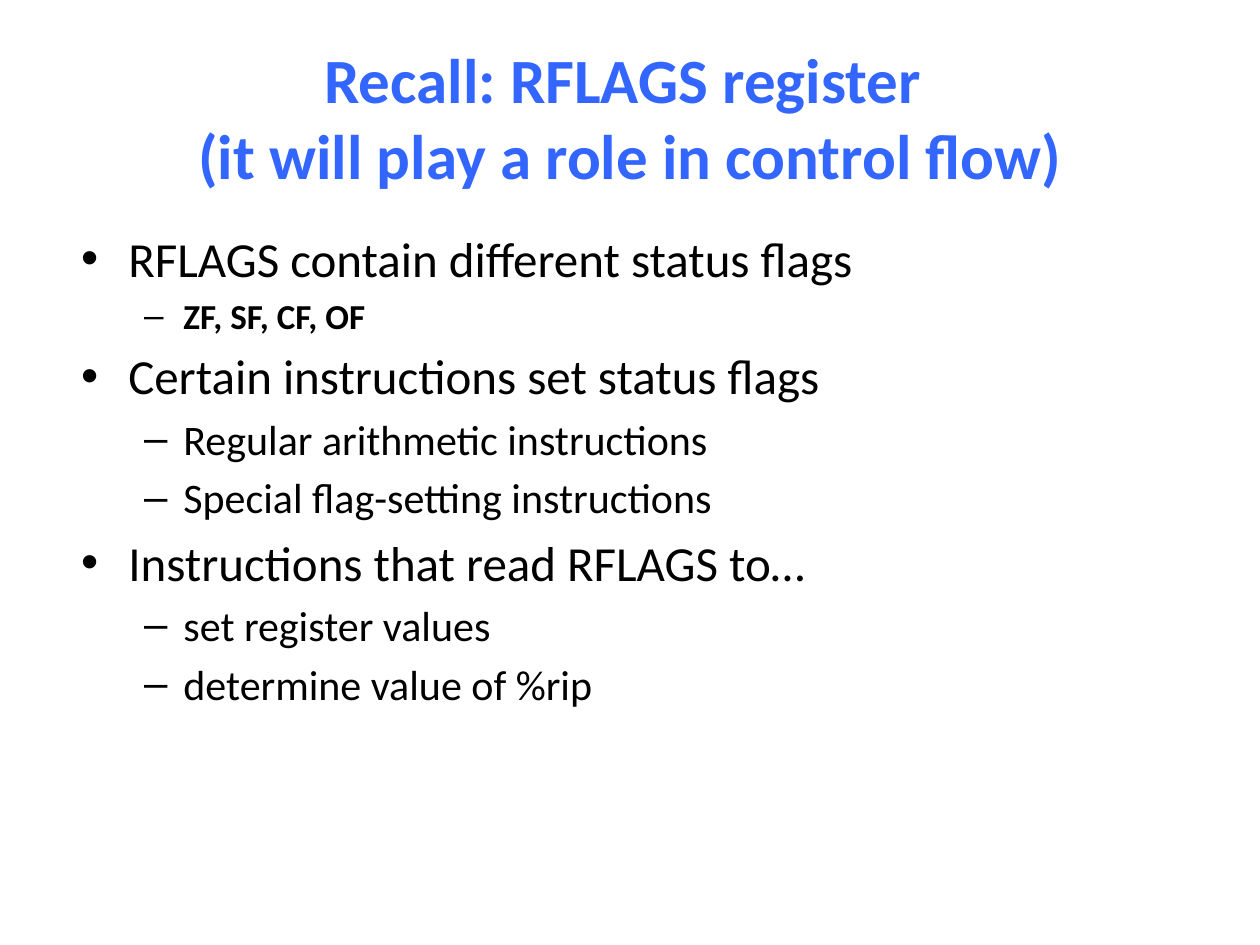
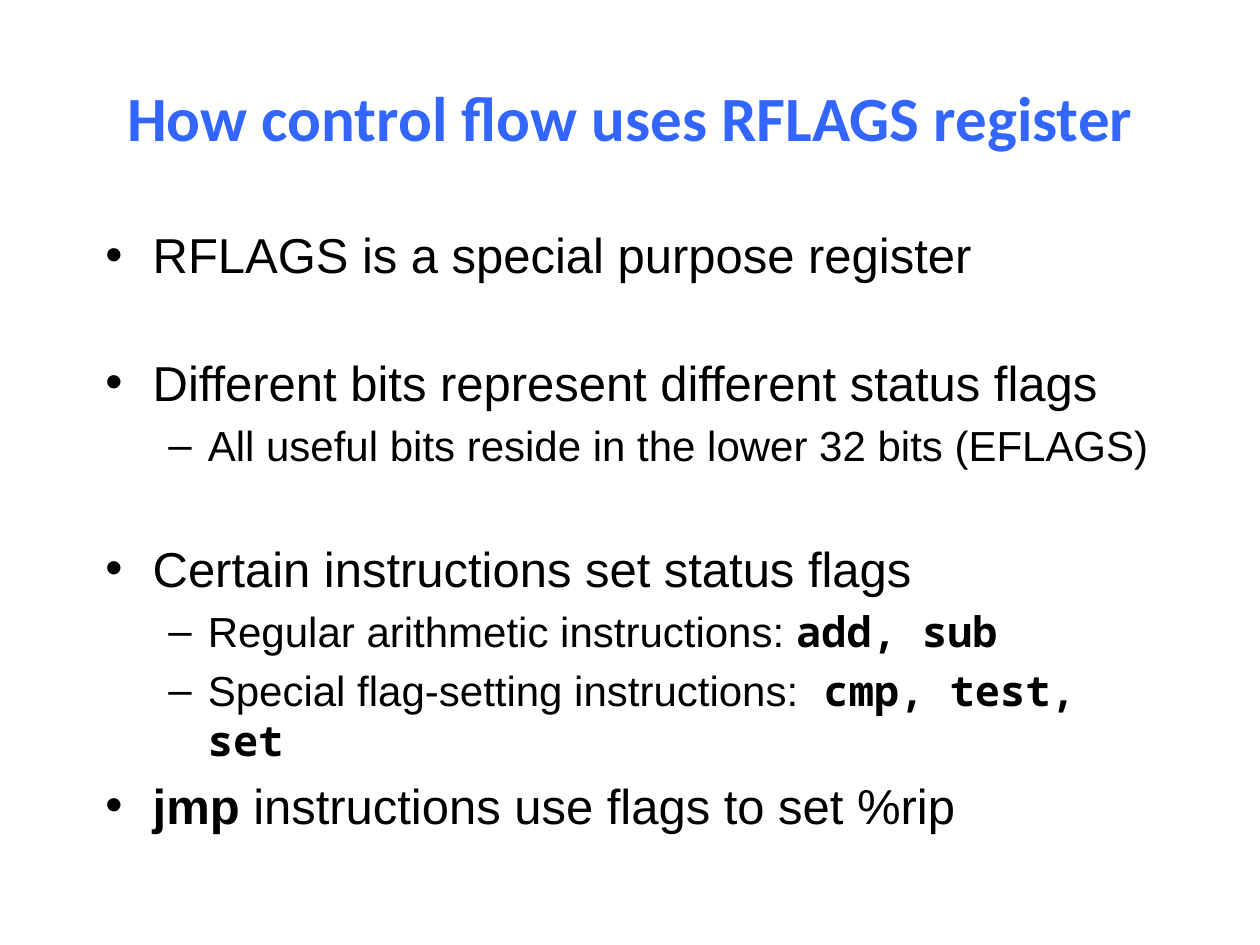
Before and after one commit to NYU-CSO/nyu-cso.github.io, a slide deck: slide 6 of notes/08-Machine_Control.pptx (slide 2 before the commit). Drawn at 1260x945 pixels with LibreOffice and Linux fonts; fonts in the diff are those of the drawing. Boxes give left, top, right and bottom in pixels: in the first picture for what was removed or moved away, otherwise in the second. Text is boxed around its words. In the diff, an @@ line names an element or a change of style, - is before the commit and + after.

```diff
--- a/notes/08-Machine_Control.pptx
+++ b/notes/08-Machine_Control.pptx
@@ title at (x1=127, y1=96, x2=1132, y2=152): text changed @@
-Recall: RFLAGS register
-(it will play a role in control flow)
+How control flow uses RFLAGS register
@@ text "RFLAGS is a special purpose ..." moved from (x1=128, y1=243, x2=853, y2=707) to (x1=153, y1=237, x2=1149, y2=834) @@
@@ text at (x1=153, y1=237, x2=1149, y2=470): text changed; font Calibri to Arial @@
-• RFLAGS contain different status flags
-  – ZF, SF, CF, OF
+• RFLAGS is a special purpose register
+• Different bits represent different status flags
+  – All useful bits reside in the lower 32 bits (EFLAGS)
@@ text at (x1=153, y1=551, x2=911, y2=597): font Calibri to Arial in "Certain instructions set status flags" @@
@@ text at (x1=153, y1=615, x2=1076, y2=834): text changed; font Calibri to Arial @@
-  – Regular arithmetic instructions
-  – Special flag-setting instructions
-• Instructions that read RFLAGS to…
-  – set register values
-  – determine value of %rip
+  – Regular arithmetic instructions: add, sub
+  – Special flag-setting instructions: cmp, test, set
+• jmp instructions use flags to set %rip
```
Also in this commit, not shown: 17 other slides changed, 17 slides added, 2 other files.
